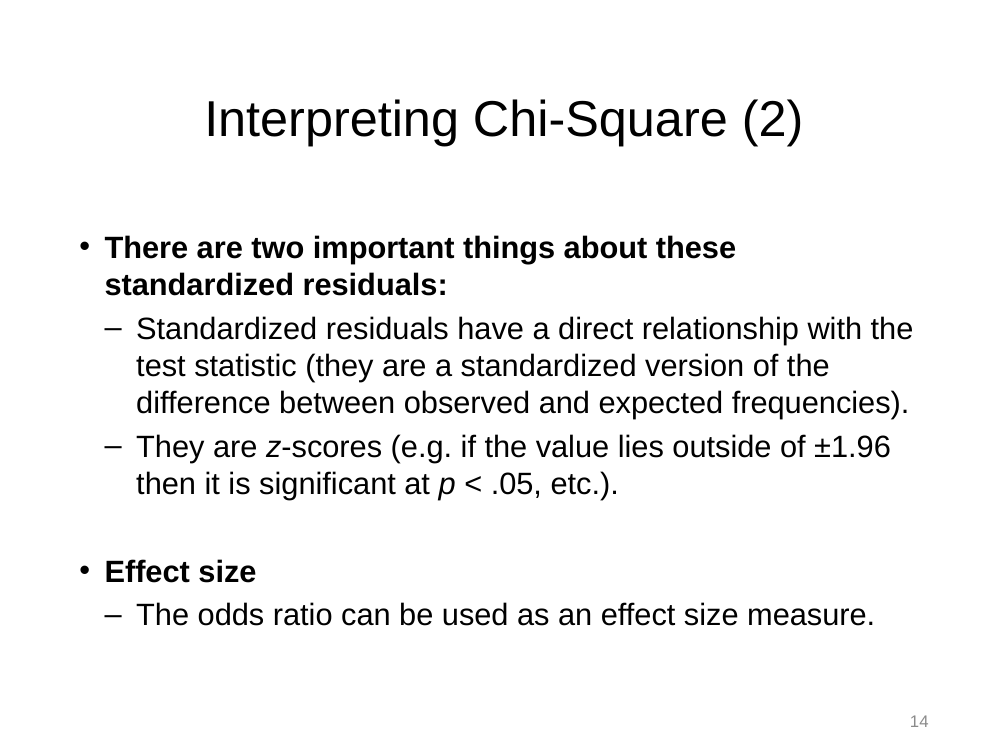
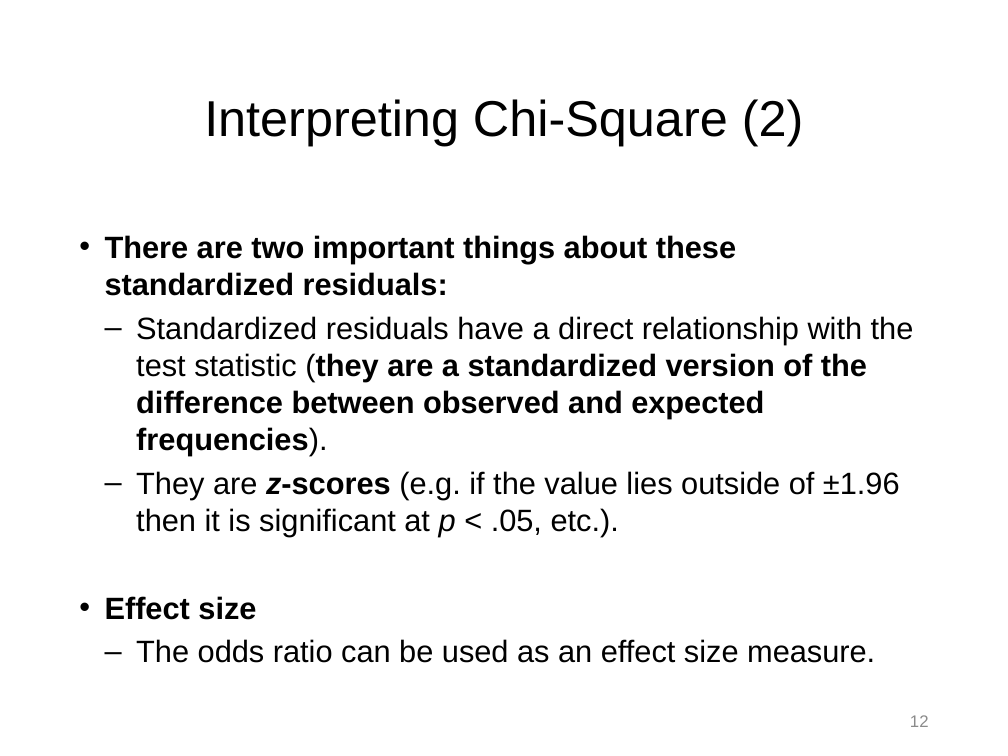
Before and after one commit to npm27/Teaching-Materials, a slide deck: slide 12 of Stats/Slides/10 Chapter 19 Slides.pptx (slide 14 before the commit). Drawn at 1008x756 pixels with LibreOffice and Linux fonts; fonts in the diff are those of the drawing. Boxes give left, top, right and bottom in pixels: in the first picture for what was removed or moved away, otherwise in the second. Text is boxed around its words. In the diff, an @@ line names an element or a change of style, - is before the commit and + after.

```diff
--- a/Stats/Slides/10 Chapter 19 Slides.pptx
+++ b/Stats/Slides/10 Chapter 19 Slides.pptx
@@ text at (x1=136, y1=316, x2=914, y2=536): bold on in "(they are a standardized version of the ...", "z-scores" @@
@@ page number at (x1=910, y1=715, x2=929, y2=727): text changed @@
-14
+12
```
Also in this commit, not shown: 5 other slides changed, 1 slide added, 3 slides removed.
